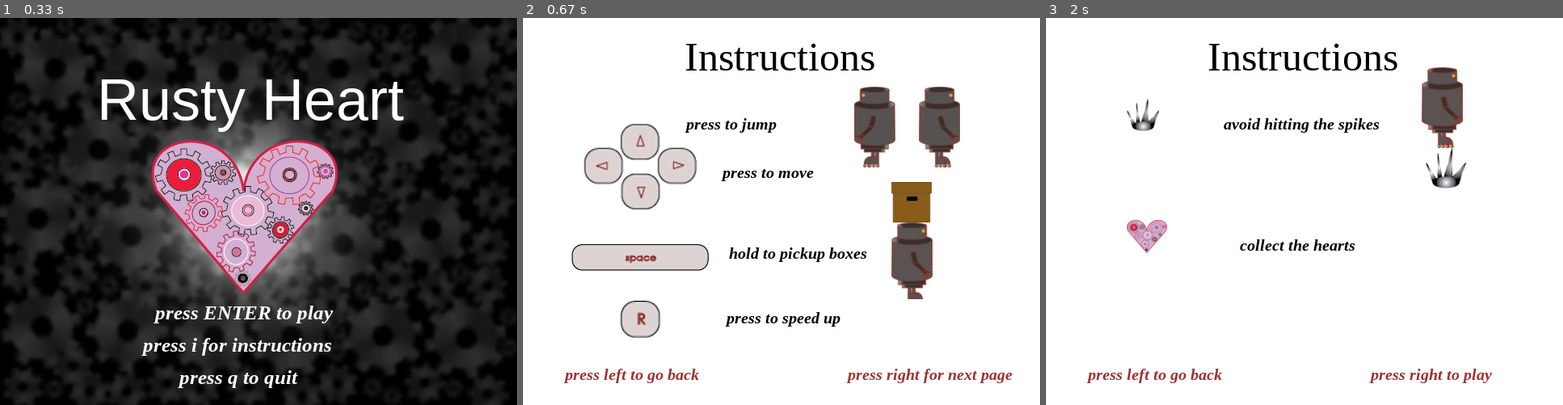
Above: before the commit, frames 1-3 (left to right).
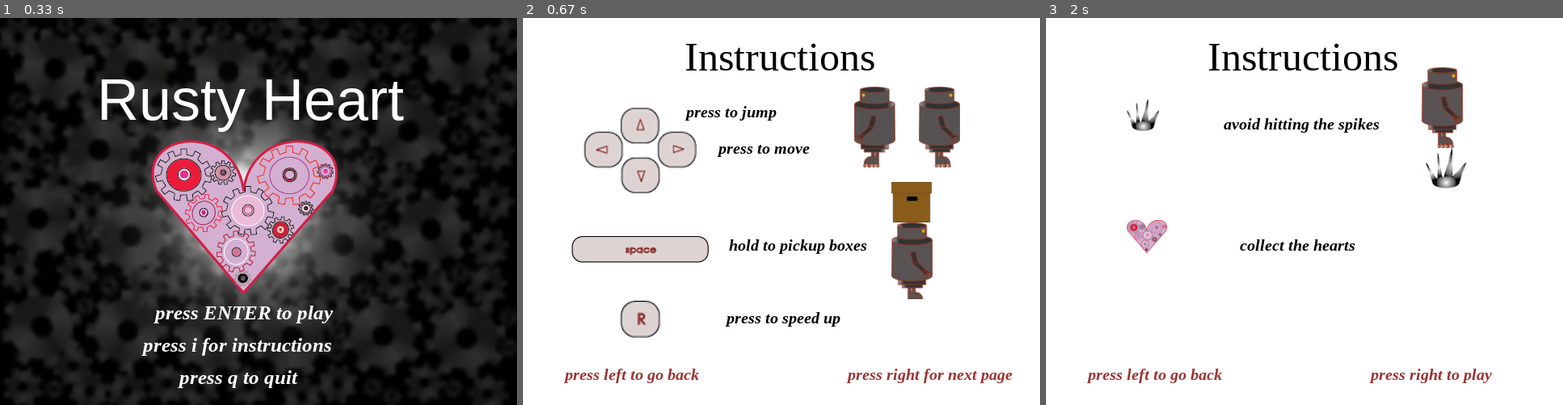
Above: after the commit, the same moments.

Repository: beatriceliang/RustyHeart
Game: pygame game, started from RustyHeart.py
Same seed, same stepped clock (60 frames per second), same inputs: the game is played once before the commit and once after it. The source is Python 2; it was converted automatically to run under Python 3.
Inputs:
- Up to frame 1 (0.33 s): no input
- Up to frame 2 (0.67 s): tap I at 0.33 s
- Up to frame 3 (2 s): hold Right 0.67-1.13 s; hold Left 1.17-1.63 s; hold Right from 1.67 s (still down)

Frame 1 is identical in both runs. In frame 2, 5.9% of the frame differs, in the area x 9-67%, y 22-66%; in frame 3, nothing differs.

Commit message:
instructions

Diff:
--- a/RustyHeart.py
+++ b/RustyHeart.py
@@ -235,23 +235,23 @@
 				self.screen.blit(title,(200,20))
 
 				arrows = pygame.image.load( "images/arrowkeys.png" ).convert_alpha()
-				self.screen.blit( arrows, (75, 130) )
+				self.screen.blit( arrows, (75, 110) )
 
 				space = pygame.image.load( "images/spacebar.png" ).convert_alpha()
-				self.screen.blit( space, (60, 280) )
+				self.screen.blit( space, (60, 270) )
 
 				rkey = pygame.image.load( "images/rkey.png" ).convert_alpha()
 				self.screen.blit( rkey, (120, 350) )
 
 				afont = pygame.font.SysFont("Times New Roman", 20, italic = True, bold = True)
 				bounce = afont.render("press to jump",True,(0,0,0))
-				self.screen.blit(bounce,(200,120))
+				self.screen.blit(bounce,(200,105))
 
 				move = afont.render("press to move",True,(0,0,0))
-				self.screen.blit(move,(245,180))
+				self.screen.blit(move,(240,150))
 
 				upbox = afont.render("hold to pickup boxes",True,(0,0,0))
-				self.screen.blit(upbox,(255,280))
+				self.screen.blit(upbox,(255,270))
 
 				fast = afont.render("press to speed up",True,(0,0,0))
 				self.screen.blit(fast,(250,360))
Not shown, changed: Spike.pyc
Not shown, changed: box.pyc
Not shown, changed: rusty.pyc
